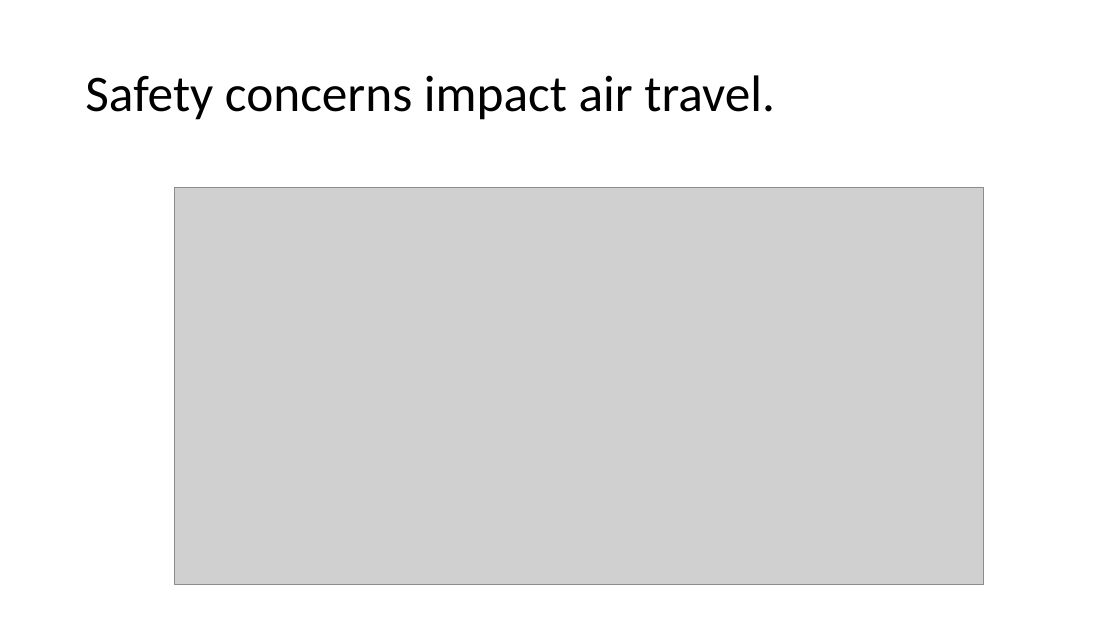
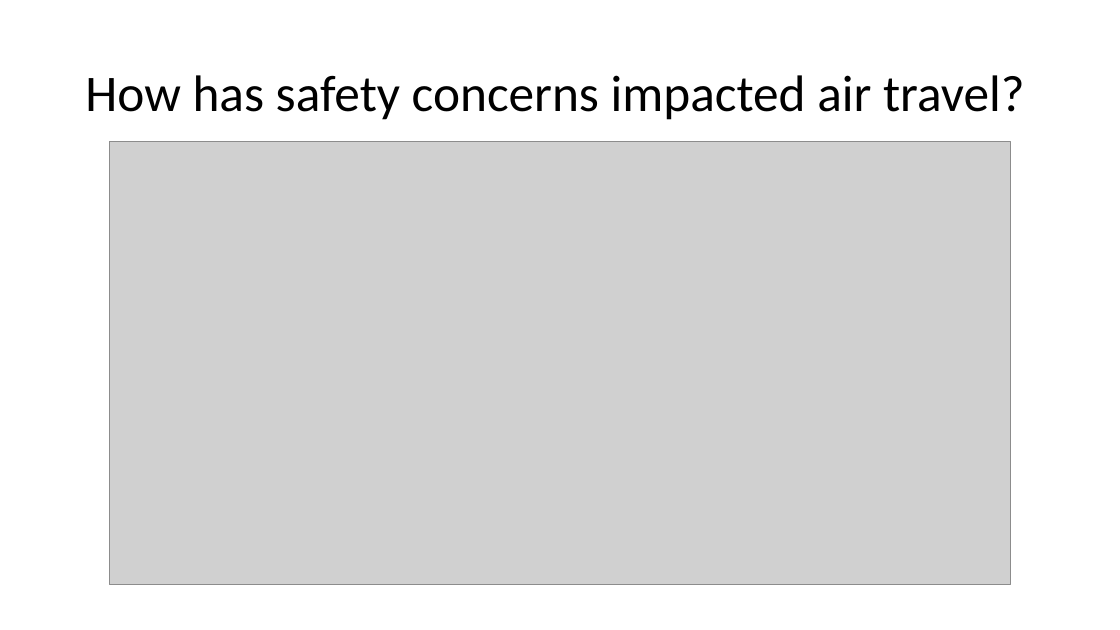
Before and after one commit to adanque/DSC640, a slide deck: slide 4 of Task5-VideoPresentation/Fictious Airways.pptx. Drawn at 1120x630 pixels with LibreOffice and Linux fonts; fonts in the diff are those of the drawing; grey boxes stand for pictures. Boxes give left, top, right and bottom in pixels: in the first picture for what was removed or moved away, otherwise in the second. Text is boxed around its words. In the diff, an @@ line names an element or a change of style, - is before the commit and + after.

```diff
--- a/Task5-VideoPresentation/Fictious Airways.pptx
+++ b/Task5-VideoPresentation/Fictious Airways.pptx
@@ title at (85,75,1025,120): text changed @@
-Safety concerns impact air travel.
+How has safety concerns impacted air travel?
@@ picture: place and size @@
-picture at (175,187,983,586)
+picture at (109,141,1011,585)
```
Also in this commit, not shown: 16 other slides changed, 8 other files.
